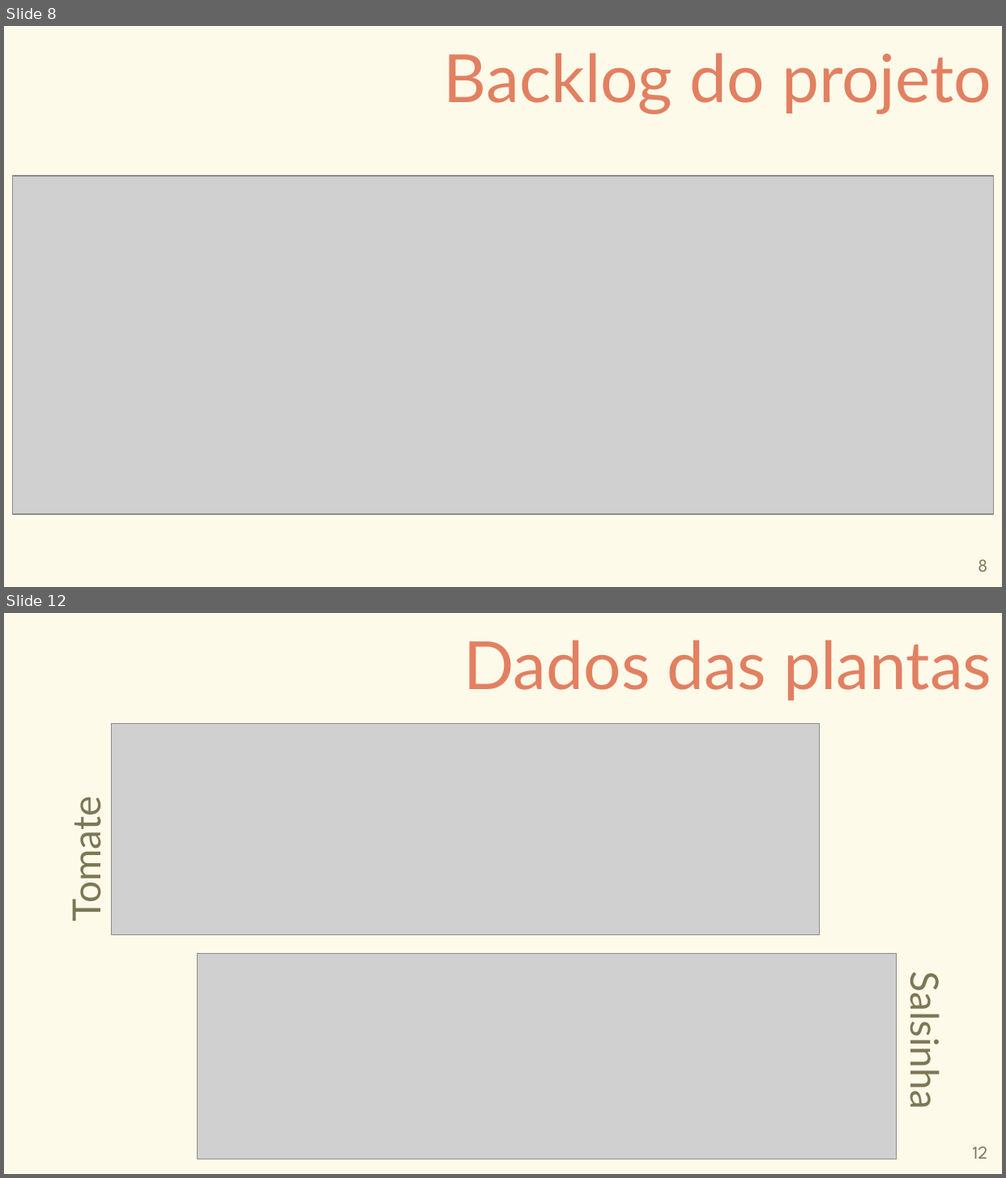
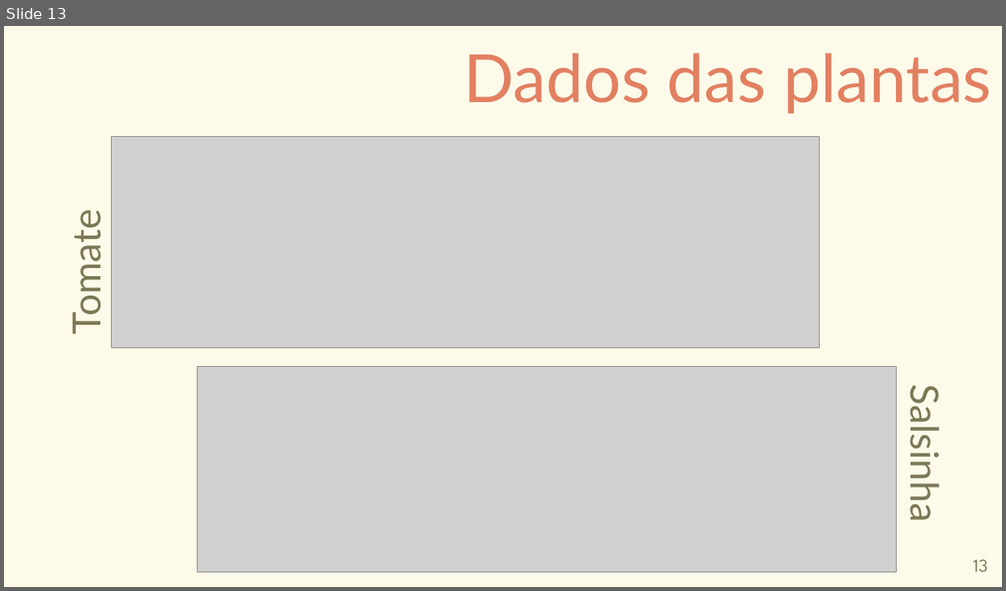
Before and after one commit to carinadidomenico/Plant.ai, a slide deck: Apresentação-Plant.ai.pptx. Shown one above the other, each under a label of ours: slides 8 and 12 before the commit, slide 13 after it; the slides between them are not shown. The pictures are 1006x1178 and 1006x591 pixels, drawn with LibreOffice and Linux fonts; fonts in the diff are those of the drawing; grey boxes stand for pictures. Boxes give left, top, right and bottom in pixels: in the first picture for what was removed or moved away, otherwise in the second. Text is boxed around its words. In the diff, an @@ line names an element or a change of style, - is before the commit and + after.

```diff
--- a/Apresentação-Plant.ai.pptx
+++ b/Apresentação-Plant.ai.pptx
@@ slide 8 removed at <box>4,26,1002,587</box>, background #FDFAEA @@
@@ text removed at <box>444,53,991,114</box> @@
-Backlog do projeto
@@ picture removed at <box>13,176,994,514</box> @@
@@ page number removed at <box>978,560,987,572</box> @@
-8
@@ what was slide 12 is now slide 13 @@
@@ page number at <box>973,560,987,572</box>: text changed @@
-12
+13
```
Also in this commit, not shown: 10 slides changed, 3 slides added, 2 other slides removed.
